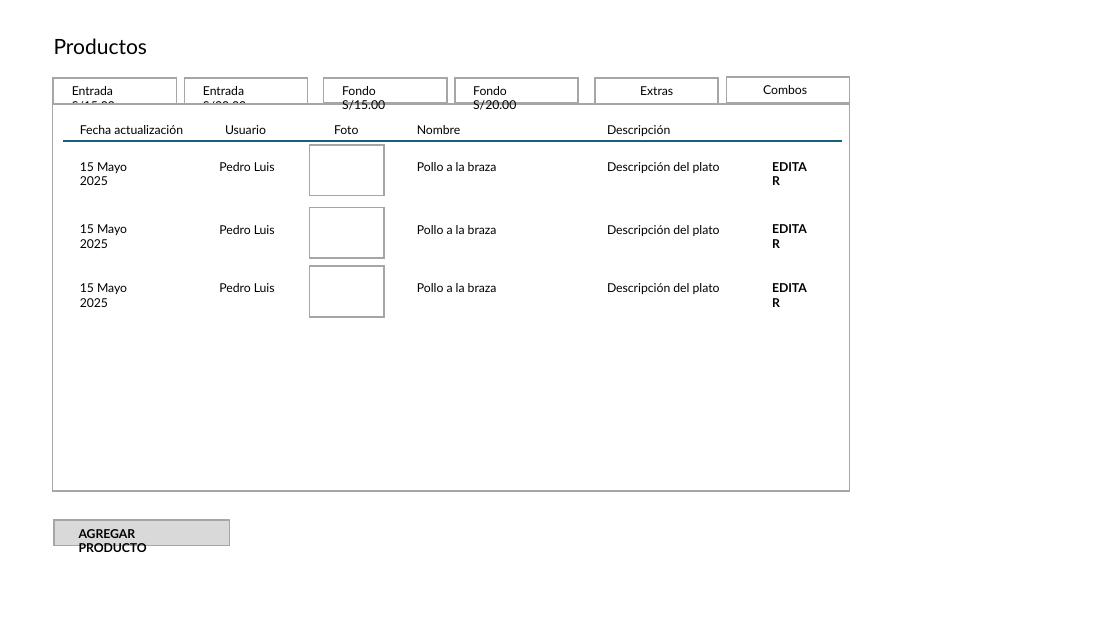
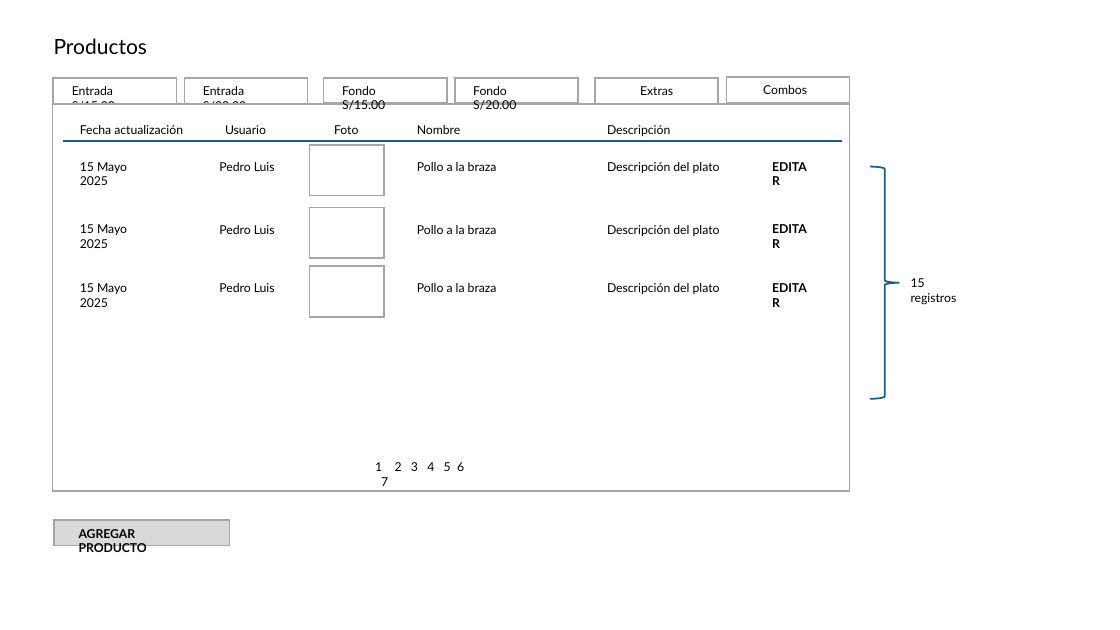
Before and after one commit to tinqsoftware/estacion90, a slide deck: slide 1 of estacion90.pptx. Drawn at 1120x630 pixels with LibreOffice and Linux fonts; fonts in the diff are those of the drawing. Boxes give left, top, right and bottom in pixels: in the first picture for what was removed or moved away, otherwise in the second. Text is boxed around its words. In the diff, an @@ line names an element or a change of style, - is before the commit and + after.

```diff
--- a/estacion90.pptx
+++ b/estacion90.pptx
@@ right brace added at <box>870,166,900,398</box>, outline #156082 1.5 pt @@
@@ text added at <box>911,278,957,305</box>, 10.5 pt, text #000000 @@
+15 registros
@@ text added at <box>375,462,464,486</box>, 10.5 pt, text #000000 @@
+1 2 3 4 5 6 7
```
Also in this commit, not shown: 5 slides added, 5 other files.
